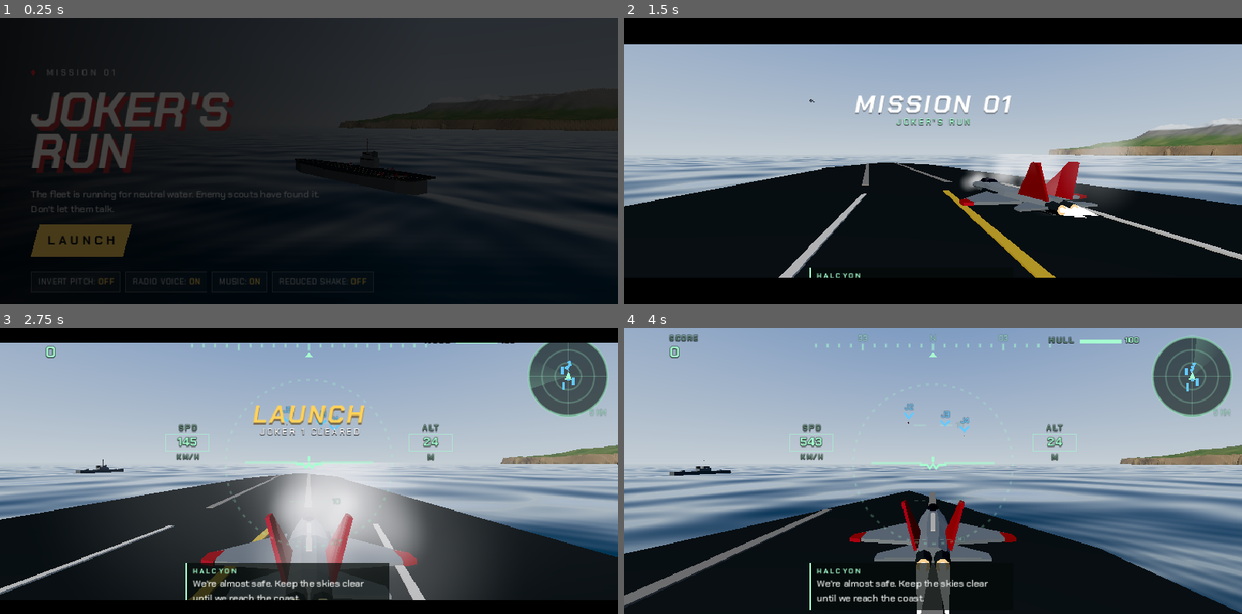
Above: before the commit, frames 1-4 (two rows, left to right).
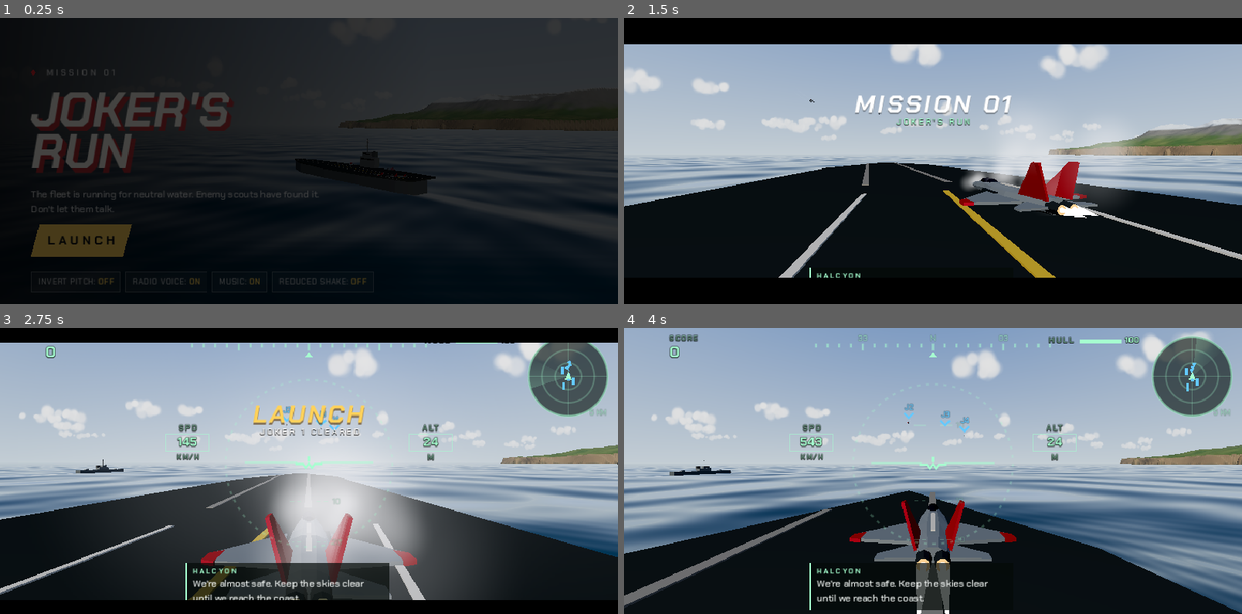
Above: after the commit, the same moments.

Repository: Randroids-Dojo/JokersRunAndroid
Game: Godot game, scene res://main.tscn
Same seed, same stepped clock (60 frames per second), same inputs: the game is played once before the commit and once after it.
Inputs (mouse positions are in pixels of both pictures, inside the frame that each line leads up to):
- Up to frame 1 (0.25 s): no input
- Up to frame 2 (1.5 s): tap Enter at 0.5 s; move the mouse to (1068, 146) at 0.52 s; hold Right 0.53-1.25 s; tap Tab at 0.6 s; click (1068, 146) at 0.67 s; tap Space at 0.77, 1.07 s; tap Backspace at 0.8 s; drag from (809, 175) to (902, 218) at 1.27 s
- Up to frame 3 (2.75 s): move the mouse to (370, 408) at 2.02 s; hold Right from 2.03 s (still down); tap Enter at 2.1 s; tap Keypad Enter at 2.3 s
- Up to frame 4 (4 s): release Right at 2.75 s; drag from (902, 528) to (747, 428) at 2.77 s; move the mouse to (1118, 513) at 3.52 s; hold Left from 3.53 s (still down); tap Shift at 3.6 s; tap Space at 3.77 s; tap Ctrl at 3.8 s

The runs differ from the first frame. In frame 2, 2.7% of the frame differs, in the area x 0-84%, y 9-48%; in frame 3, 4.2%, in the area x 3-94%, y 5-48%; in frame 4, 2.7%.

Commit message:
Fix device rendering artifacts and phone key handling (1.0.1)
- Zero-fill every CPUParticles3D GPU buffer on creation and stop resizing
  emitters at runtime. Godot allocates the instance buffer uninitialised and
  shows all instances until the first simulation step; on phones the
  leftover memory drew as huge white walls and green/rainbow shapes.
- Volume, media and other system keys no longer switch the game into
  keyboard mode (which re-worded prompts and hid the touch toggles).
  Checkpoint prompts now refresh when the input device really changes.
- Draw the sky dome as an opaque surface so the storm front and distant
  clouds are no longer painted over.
- Build the terrain as a CPU mesh instead of displacing it in the vertex
  shader, and guard flat normals and the sky against zero-length vectors.
- Self-test: diag/matrix modes with on-screen captions and per-frame pixel
  statistics, periodic frame-rate logging, and export presets for device
  diagnostics (Firebase Test Lab runs on Pixel 9 Pro XL, Galaxy S24, A15).

Diff:
--- /dev/null
+++ b/shaders/diag/basic_cullback.gdshader
@@ -0,0 +1,4 @@
+shader_type spatial;
+render_mode unshaded, blend_mix, cull_back, depth_draw_never, fog_disabled, shadows_disabled;
+uniform vec4 color : source_color = vec4(1.0);
+void fragment() { ALBEDO = color.rgb; ALPHA = color.a; }
--- /dev/null
+++ b/shaders/diag/basic_depth.gdshader
@@ -0,0 +1,6 @@
+shader_type spatial;
+render_mode unshaded, blend_mix, cull_disabled, fog_disabled, shadows_disabled;
+uniform vec4 color : source_color = vec4(1.0);
+varying float vdist;
+void vertex() { vdist = length((MODELVIEW_MATRIX * vec4(VERTEX, 1.0)).xyz); }
+void fragment() { ALBEDO = color.rgb; ALPHA = color.a * clamp(vdist, 0.0, 1.0); }
--- /dev/null
+++ b/shaders/diag/basic_novary.gdshader
@@ -0,0 +1,4 @@
+shader_type spatial;
+render_mode unshaded, blend_mix, cull_disabled, depth_draw_never, fog_disabled, shadows_disabled;
+uniform vec4 color : source_color = vec4(1.0);
+void fragment() { ALBEDO = color.rgb; ALPHA = color.a; }
--- /dev/null
+++ b/shaders/diag/basic_vary_opaque.gdshader
@@ -0,0 +1,6 @@
+shader_type spatial;
+render_mode unshaded, cull_disabled, fog_disabled, shadows_disabled;
+uniform vec4 color : source_color = vec4(1.0);
+varying float vdist;
+void vertex() { vdist = length((MODELVIEW_MATRIX * vec4(VERTEX, 1.0)).xyz); }
+void fragment() { ALBEDO = color.rgb * clamp(vdist, 0.0, 1.0); }
--- a/shaders/sky_dome.gdshader
+++ b/shaders/sky_dome.gdshader
@@ -1,8 +1,10 @@
 // Sky gradient, sun glow, horizon haze and the storm band, drawn on a camera-centred dome
 // just inside the far plane like the web build's sky mesh (no radiance cubemap to update on
-// mobile GPUs). It writes no depth, so everything nearer draws over it.
+// mobile GPUs). It is an ordinary opaque surface: it draws before every transparent effect
+// (a depth_draw_never material would be sorted with the transparents and cover them), and
+// anything nearer occludes it early.
 shader_type spatial;
-render_mode unshaded, cull_front, depth_draw_never, fog_disabled, shadows_disabled;
+render_mode unshaded, cull_front, fog_disabled, shadows_disabled;
 #include "res://shaders/tone.gdshaderinc"
 
 uniform vec3 zenith;
@@ -26,7 +28,9 @@
 	float s = max(dot(d, normalize(sun_dir)), 0.0);
 	col += sun_col * (pow(s, 1500.0) * 25.0 + pow(s, 40.0) * 0.35 + pow(s, 6.0) * 0.12);
 	col = mix(col, fog_col, exp(-abs(y) * 16.0) * 0.55);
-	float st = max(dot(normalize(vec3(d.x, 0.0, d.z)), storm_dir), 0.0);
+	vec2 hz = d.xz;
+	float hl = length(hz);
+	float st = hl > 1e-5 ? max(dot(vec3(hz.x, 0.0, hz.y) / hl, storm_dir), 0.0) : 0.0;
 	float band = smoothstep(0.6, 0.98, st) * exp(-max(y, 0.0) * 9.0);
 	col = mix(col, vec3(0.25, 0.28, 0.33), band * 0.55);
 	col += vec3(0.6, 0.65, 0.8) * flash * band;
--- a/shaders/terrain.gdshader
+++ b/shaders/terrain.gdshader
@@ -1,13 +1,9 @@
-// Peninsula terrain: a native grid displaced from the baked height field, with the web
-// build's per-vertex colouring (grass, rock, cliff, snow, sand, wet shore) and flat shading.
+// Peninsula terrain: the baked height-field grid with the web build's per-vertex colouring
+// (grass, rock, cliff, snow, sand, wet shore) and flat shading.
 shader_type spatial;
 render_mode unshaded, cull_back, fog_disabled;
 #include "res://shaders/lighting.gdshaderinc"
 
-uniform sampler2D heights : filter_nearest;
-uniform vec2 grid_half;
-uniform float cell;
-uniform ivec2 grid_n;
 varying vec3 wpos;
 varying vec3 vcol;
 
@@ -19,17 +15,11 @@
 	return mix(mix(hash(i), hash(i + vec2(1.0, 0.0)), u.x), mix(hash(i + vec2(0.0, 1.0)), hash(i + vec2(1.0, 1.0)), u.x), u.y);
 }
 vec3 lin(vec3 c) { return pow(c, vec3(2.2)); }
-float h_at(ivec2 c) { return texelFetch(heights, clamp(c, ivec2(0), grid_n - ivec2(1)), 0).r; }
 
 void vertex() {
-	ivec2 c = ivec2(int(round((VERTEX.x + grid_half.x) / cell)), int(round((VERTEX.z + grid_half.y) / cell)));
-	float h = h_at(c);
-	VERTEX.y = h;
-	float hl = h_at(c - ivec2(1, 0));
-	float hr = h_at(c + ivec2(1, 0));
-	float hu = h_at(c - ivec2(0, 1));
-	float hd = h_at(c + ivec2(0, 1));
-	float slope = length(vec2(hr - hl, hd - hu)) / (2.0 * cell);
+	// Heights are baked into the vertices on the CPU; UV.x carries the local slope.
+	float h = VERTEX.y;
+	float slope = UV.x;
 	wpos = (MODEL_MATRIX * vec4(VERTEX, 1.0)).xyz;
 	vec3 sand = lin(vec3(0.72, 0.66, 0.5));
 	vec3 wet = lin(vec3(0.3, 0.32, 0.27));
--- a/src/fx.gd
+++ b/src/fx.gd
@@ -86,7 +86,18 @@
 	p.direction = Vector3(0, 1, 0)
 	p.spread = 180.0
 	p.extra_cull_margin = 400.0
+	clear_gpu_buffer(p)
 	return p
+
+
+## Godot allocates a particle node's GPU instance buffer uninitialised and marks every
+## instance visible until the node first simulates. Desktop drivers hand back zeroed memory,
+## but on phones the leftovers draw as huge coloured quads, so write zeros (zero scale =
+## invisible) straight away. `amount` must not change afterwards: that reallocates.
+static func clear_gpu_buffer(p: CPUParticles3D) -> void:
+	var z := PackedFloat32Array()
+	z.resize(p.amount * 20)
+	RenderingServer.multimesh_set_buffer(p.get_base(), z)
 
 
 func _ready() -> void:
@@ -111,7 +122,9 @@
 			r.add_child(e)
 		_booms.append({"root": r, "flash": flash, "fire": fire, "sparks": sparks, "smoke": smoke})
 	for i in SPARK_POOL:
-		var s := emitter(true, 7, 0.35, 4.0, 0.6, Color(1, 0.9, 0.55, 1), Color(1, 0.45, 0.1, 0), true)
+		# Alternate small (6) and big (11) bursts; resizing an emitter at runtime would
+		# reallocate its GPU buffer.
+		var s := emitter(true, 6 if i % 2 == 0 else 11, 0.35, 4.0, 0.6, Color(1, 0.9, 0.55, 1), Color(1, 0.45, 0.1, 0), true)
 		s.lifetime_randomness = 0.5
 		s.initial_velocity_min = 40.0
 		s.initial_velocity_max = 120.0
@@ -236,10 +249,10 @@
 
 
 func hit_sparks(pos: Vector3, big := false) -> void:
-	var s := _sparks[_spark_i]
-	_spark_i = (_spark_i + 1) % SPARK_POOL
+	# Even slots hold 6-particle emitters, odd slots 11.
+	_spark_i = (_spark_i + 1) % (SPARK_POOL / 2)
+	var s := _sparks[_spark_i * 2 + (1 if big else 0)]
 	s.global_position = pos
-	s.amount = 11 if big else 6
 	s.scale_amount_max = 5.0 if big else 3.5
 	s.scale_amount_min = s.scale_amount_max
 	s.restart()
--- a/src/game.gd
+++ b/src/game.gd
@@ -130,6 +130,7 @@
 	touch.set_enabled(DisplayServer.is_touchscreen_available())
 	touch.enabled_changed.connect(func(_on: bool) -> void:
 		screens.set_touch_mode(touch.enabled)
+		mission.refresh_prompt()
 		_on_resize())
 	screens = Screens.new()
 	screens.settings = settings
--- a/src/input_router.gd
+++ b/src/input_router.gd
@@ -18,7 +18,7 @@
 func _input(event: InputEvent) -> void:
 	if event is InputEventKey:
 		var k := event as InputEventKey
-		if k.pressed and not k.echo:
+		if k.pressed and not k.echo and is_keyboard_key(k):
 			using_pad = false
 			var code := k.physical_keycode if k.physical_keycode != KEY_NONE else k.keycode
 			_pressed[code] = true
@@ -39,6 +39,18 @@
 		var m := event as InputEventMouseButton
 		if m.pressed and not DisplayServer.is_touchscreen_available():
 			_mouse_pressed[m.button_index] = true
+
+
+## True for keys that come from a real keyboard. Phone hardware and system keys (volume,
+## media, back) also arrive as key events and must not switch the game to keyboard mode.
+static func is_keyboard_key(k: InputEventKey) -> bool:
+	var code := k.keycode if k.keycode != KEY_NONE else k.physical_keycode
+	if code >= KEY_SPACE and code <= KEY_ASCIITILDE:
+		return true
+	return code in [KEY_ESCAPE, KEY_TAB, KEY_BACKSPACE, KEY_ENTER, KEY_KP_ENTER, KEY_SHIFT, KEY_CTRL,
+		KEY_ALT, KEY_LEFT, KEY_RIGHT, KEY_UP, KEY_DOWN, KEY_DELETE, KEY_HOME, KEY_END, KEY_PAGEUP,
+		KEY_PAGEDOWN, KEY_F1, KEY_F2, KEY_F3, KEY_F4, KEY_F5, KEY_F6, KEY_F7, KEY_F8, KEY_F9, KEY_F10,
+		KEY_F11, KEY_F12]
 
 
 func release_all() -> void:
--- a/src/mission.gd
+++ b/src/mission.gd
@@ -394,6 +394,12 @@
 	var teach := {"climb": "stick", "bank": "stick", "boost": "boost", "brake": "brake", "roll": "roll"}
 	g.touch_teach = teach[kind]
 	g.hud.prompt(lines[kind])
+
+
+## The input device changed (touch <-> keyboard/pad): reword the current checkpoint prompt.
+func refresh_prompt() -> void:
+	if tutorial_running and ring_idx < rings.size() and not rings[ring_idx].done:
+		_ring_prompt(ring_idx)
 
 
 func _style_rings() -> void:
--- a/src/selftest.gd
+++ b/src/selftest.gd
@@ -23,6 +23,10 @@
 			mode = a.substr(11)
 		elif a.begins_with("--speed="):
 			speed = float(a.substr(8))
+	# On a debuggable device build the mode can be set without rebuilding:
+	#   adb shell run-as com.randroids.jokersrun sh -c 'echo diag > files/selftest_mode.txt'
+	if FileAccess.file_exists("user://selftest_mode.txt"):
+		mode = FileAccess.get_file_as_string("user://selftest_mode.txt").strip_edges()
 	DirAccess.make_dir_recursive_absolute("user://shots")
 	_log("start mode=%s speed=%.1f os=%s renderer=%s" % [mode, speed, OS.get_name(), RenderingServer.get_current_rendering_method()])
 	_run.call_deferred()
@@ -52,6 +56,48 @@
 			return false
 		await get_tree().process_frame
 	return true
+
+
+var _label: Label
+
+
+## Big on-screen caption so recorded device video can be matched to diag steps.
+func caption(text: String) -> void:
+	if _label == null:
+		var layer := CanvasLayer.new()
+		layer.layer = 100
+		add_child(layer)
+		_label = Label.new()
+		_label.add_theme_font_size_override("font_size", 22)
+		_label.add_theme_color_override("font_color", Color(1, 0, 1))
+		_label.position = Vector2(300, 4)
+		layer.add_child(_label)
+	_label.text = text
+	_log("caption " + text)
+
+
+## Pixel statistics of the current frame: share of flat light-grey (the device "white
+## blob" colour), saturated green, and the mean colour.
+func frame_stats(tag: String) -> void:
+	await RenderingServer.frame_post_draw
+	var img := get_viewport().get_texture().get_image()
+	var w := img.get_width()
+	var h := img.get_height()
+	var n := 0
+	var grey := 0
+	var green := 0
+	var sum := Vector3.ZERO
+	for y in range(0, h, 9):
+		for x in range(0, w, 9):
+			var c := img.get_pixel(x, y)
+			n += 1
+			sum += Vector3(c.r, c.g, c.b)
+			if absf(c.r - 0.898) < 0.025 and absf(c.g - 0.902) < 0.025 and absf(c.b - 0.902) < 0.025:
+				grey += 1
+			if c.g > 0.8 and c.r < 0.45 and c.b < 0.25:
+				green += 1
+	var m := sum / maxf(n, 1)
+	_log("stats %s grey=%.3f green=%.3f mean=(%.2f,%.2f,%.2f)" % [tag, float(grey) / n, float(green) / n, m.x, m.y, m.z])
 
 
 func shot(name: String) -> void:
@@ -135,6 +181,12 @@
 		await _reference_shots()
 	elif mode == "screens":
 		await _screen_shots()
+	elif mode == "diag":
+		await _diag()
+	elif mode == "matrix":
+		await _matrix()
+	elif mode == "matrix2":
+		await _matrix2()
 	else:
 		await _touch_suite()
 		if mode == "full":
@@ -226,8 +278,15 @@
 	var phase_t0 := Time.get_ticks_msec()
 	var shots_taken := {}
 	var t0 := Time.get_ticks_msec()
+	var perf_t := Time.get_ticks_msec()
+	var frames := 0
 	while g.state != "debrief":
 		await get_tree().process_frame
+		frames += 1
+		if Time.get_ticks_msec() - perf_t >= 10000:
+			_log("perf fps=%.1f scale3d=%.2f aircraft=%d" % [frames * 1000.0 / (Time.get_ticks_msec() - perf_t), get_viewport().scaling_3d_scale, g.aircraft.size()])
+			perf_t = Time.get_ticks_msec()
+			frames = 0
 		var ph := g.mission.phase
 		if ph != last_phase:
 			_log("phase '%s' at %.0fs score=%d" % [ph, (Time.get_ticks_msec() - t0) / 1000.0, int(g.score.total)])
@@ -314,3 +373,163 @@
 	g.show_debrief()
 	await _wait(0.8)
 	await shot("debrief")
+
+
+## Fixed camera views of the transparent effects (storm, wake, cloud field) with MSAA on and
+## off, for diagnosing GPU-specific rendering problems.
+func _diag() -> void:
+	_log("gpu name=%s vendor=%s api=%s method=%s" % [RenderingServer.get_video_adapter_name(), RenderingServer.get_video_adapter_vendor(), RenderingServer.get_video_adapter_api_version(), RenderingServer.get_current_rendering_method()])
+	# 1. The title orbit, where the device showed white walls.
+	for i in 8:
+		caption("DIAG title %d" % i)
+		await _wait(1.0)
+		await frame_stats("title%d" % i)
+	g.world._lightning_t = 1e9
+	var c := g.fleet.carrier_pos()
+	var cl: Array = g.world.clouds.clusters[0]
+	var views := {
+		"storm": [c + Vector3(0, 120, 300), Vector3(-9000, 1800, 26000)],
+		"wake": [c + Vector3(260, 140, 1100), c + Vector3(0, 0, 400)],
+		"clouds": [(cl[0] as Vector3) + Vector3(0, 300, 2600), cl[0]],
+		"terrain": [Vector3(3200, 700, 2600), Vector3(9000, 200, -1500)],
+		"coast": [c + Vector3(-400, 95, 500), c + Vector3(6000, 300, -3000)],
+	}
+	var vp := get_viewport()
+	for msaa in [Viewport.MSAA_2X, Viewport.MSAA_DISABLED]:
+		vp.msaa_3d = msaa
+		for name in views:
+			var v: Array = views[name]
+			g.rig.play(func(_t: float) -> Dictionary: return {"pos": v[0], "look": v[1], "fov": 60.0})
+			caption("DIAG %s msaa%d" % [name, msaa])
+			await _wait(2.5)
+			await frame_stats("%s_msaa%d" % [name, msaa])
+			await shot("diag_%s_msaa%d" % [name, msaa])
+	vp.msaa_3d = Viewport.MSAA_2X
+	for hide in ["terrain", "clouds", "storm", "ocean"]:
+		var node: Node3D = g.terrain if hide == "terrain" else g.world.get(hide)
+		node.visible = false
+		var v2: Array = views["coast"]
+		g.rig.play(func(_t: float) -> Dictionary: return {"pos": v2[0], "look": v2[1], "fov": 60.0})
+		caption("DIAG coast without %s" % hide)
+		await _wait(2.5)
+		await frame_stats("coast_no_%s" % hide)
+		node.visible = true
+	# 2. Fly the opening the way a player would (bot), sampling the frames.
+	caption("DIAG flight")
+	g.god = true
+	g.start_mission("launch")
+	g.bot = func(game: Game, dt: float) -> void: _bot.drive(game, dt)
+	await _wait(5.0)
+	g.controls.skip = true
+	for i in 40:
+		await _wait(1.5)
+		caption("DIAG flight %d" % i)
+		await frame_stats("flight%d" % i)
+	g.bot = Callable()
+
+
+## A row of identical test objects, one material/feature variant each, in front of a fixed
+## camera over open sea. Used to find which feature a device GPU mis-renders.
+func _matrix() -> void:
+	_log("gpu name=%s vendor=%s api=%s" % [RenderingServer.get_video_adapter_name(), RenderingServer.get_video_adapter_vendor(), RenderingServer.get_video_adapter_api_version()])
+	var root := Node3D.new()
+	g.add_child(root)
+	g.screens.show_screen("")
+	var cam := Vector3(0, 100, 5105)
+	var mats: Array = []
+	var white := Color(1, 1, 1, 0.75)
+	mats.append(["basic_mix_tm", Models.basic(white, false, true)])
+	mats.append(["basic_add", Models.basic(Color("ff9a3c", 0.9), true, false)])
+	for f in ["basic_novary", "basic_depth", "basic_vary_opaque", "basic_cullback"]:
+		var m := ShaderMaterial.new()
+		m.shader = load("res://shaders/diag/%s.gdshader" % f)
+		m.set_shader_parameter("color", white)
+		mats.append([f, m])
+	var std := StandardMaterial3D.new()
+	std.shading_mode = BaseMaterial3D.SHADING_MODE_UNSHADED
+	std.transparency = BaseMaterial3D.TRANSPARENCY_ALPHA
+	std.albedo_color = white
+	mats.append(["std_transparent", std])
+	mats.append(["flat_opaque", Geo.material()])
+	var x := -132.0
+	for i in mats.size():
+		var mi := MeshInstance3D.new()
+		var box := BoxMesh.new()
+		box.size = Vector3(14, 14, 14)
+		mi.mesh = box
+		mi.material_override = mats[i][1]
+		root.add_child(mi)
+		mi.global_position = Vector3(x, 100, 5000)
+		_log("matrix slot %d x=%d %s" % [i, int(x), mats[i][0]])
+		x += 24.0
+	# Wake mesh stood upright, a burner, a particle emitter.
+	var wk := Models.wake(10, 30)
+	var holder := Node3D.new()
+	root.add_child(holder)
+	holder.add_child(wk)
+	holder.global_position = Vector3(x, 85, 5000)
+	holder.rotation = Vector3(PI / 2.0, 0, 0)
+	_log("matrix slot %d x=%d wake_mesh" % [mats.size(), int(x)])
+	x += 24.0
+	var jet := Models.aircraft("enemy")
+	root.add_child(jet.root)
+	(jet.root as Node3D).global_position = Vector3(x, 100, 5000)
+	(jet.root as Node3D).rotation = Vector3(0, PI / 2.0, 0)
+	for b in jet.burners:
+		(b as Node3D).scale = Vector3(1, 1, 4)
+	_log("matrix slot %d x=%d jet_with_burners" % [mats.size() + 1, int(x)])
+	x += 24.0
+	var em := Fx.emitter(false, 40, 2.0, 4.0, 10.0, Color(0.95, 0.95, 0.95, 0.8), Color(0.9, 0.9, 0.9, 0.0), false)
+	em.initial_velocity_max = 2.0
+	root.add_child(em)
+	em.global_position = Vector3(x, 100, 5000)
+	em.emitting = true
+	_log("matrix slot %d x=%d particles_mix" % [mats.size() + 2, int(x)])
+	g.rig.play(func(_t: float) -> Dictionary: return {"pos": cam, "look": Vector3(0, 100, 5000), "fov": 75.0})
+	for msaa in [Viewport.MSAA_2X, Viewport.MSAA_DISABLED]:
+		get_viewport().msaa_3d = msaa
+		caption("MATRIX msaa%d" % msaa)
+		await _wait(6.0)
+		await frame_stats("matrix_msaa%d" % msaa)
+		await shot("matrix_msaa%d" % msaa)
+	get_viewport().msaa_3d = Viewport.MSAA_2X
+
+
+## Many transparent objects whose transforms change every frame (wakes, burners, particles),
+## to check whether moving transparent instances are mis-transformed on a device.
+func _matrix2() -> void:
+	_log("gpu name=%s method=%s" % [RenderingServer.get_video_adapter_name(), RenderingServer.get_current_rendering_method()])
+	g.screens.show_screen("")
+	var root := Node3D.new()
+	g.add_child(root)
+	var movers: Array = []
+	for i in 40:
+		var holder := Node3D.new()
+		root.add_child(holder)
+		var wk := Models.wake(6, 20)
+		holder.add_child(wk)
+		movers.append(holder)
+	var burners: Array = []
+	for i in 10:
+		var jet := Models.aircraft("enemy")
+		root.add_child(jet.root)
+		burners.append(jet)
+	var cam := Vector3(0, 100, 5105)
+	g.rig.play(func(_t: float) -> Dictionary: return {"pos": cam, "look": Vector3(0, 100, 5000), "fov": 75.0})
+	caption("MATRIX2 moving transparents")
+	var t := 0.0
+	for frame in 600:
+		t += get_process_delta_time()
+		for i in movers.size():
+			var m: Node3D = movers[i]
+			m.global_position = Vector3(-120 + (i % 10) * 26, 70 + (i / 10) * 18 + sin(t * 2.0 + i) * 3.0, 5000)
+			m.rotation = Vector3(PI / 2.0 + sin(t + i) * 0.3, 0, 0)
+		for i in burners.size():
+			var j: Dictionary = burners[i]
+			(j.root as Node3D).global_position = Vector3(-110 + i * 24, 140 + cos(t * 1.5 + i) * 4.0, 5000)
+			(j.root as Node3D).rotation = Vector3(0, PI / 2.0 + t * 0.5, 0)
+			for b in j.burners:
+				(b as Node3D).scale = Vector3(1, 1, 2.0 + sin(t * 9.0 + i) * 1.5)
+		if frame % 60 == 0:
+			await frame_stats("matrix2_%d" % (frame / 60))
+		await get_tree().process_frame
--- a/src/terrain.gd
+++ b/src/terrain.gd
@@ -11,7 +11,6 @@
 var bridge_x := 10700.0
 var bridge_deck_y := 135.0
 var heights := PackedFloat32Array()
-var heights_tex: ImageTexture
 var shore_tex: ImageTexture
 var colliders: Array[AABB] = []
 var mesh_instance: MeshInstance3D
@@ -44,32 +43,69 @@
 	bridge_deck_y = meta.bridgeDeckY
 	var raw := FileAccess.get_file_as_bytes("res://assets/data/heights.bin")
 	heights = raw.to_float32_array()
-	var img := Image.create_from_data(nx, nz, false, Image.FORMAT_RF, raw)
-	heights_tex = ImageTexture.create_from_image(img)
 	var raw8 := FileAccess.get_file_as_bytes("res://assets/data/heights8.bin")
 	shore_tex = ImageTexture.create_from_image(Image.create_from_data(nx, nz, false, Image.FORMAT_R8, raw8))
 
 
 func _ready() -> void:
-	var w := (nx - 1) * cell
-	var d := (nz - 1) * cell
-	var plane := PlaneMesh.new()
-	plane.size = Vector2(w, d)
-	plane.subdivide_width = nx - 2
-	plane.subdivide_depth = nz - 2
 	var mat := ShaderMaterial.new()
 	mat.shader = load("res://shaders/terrain.gdshader")
-	mat.set_shader_parameter("heights", heights_tex)
-	mat.set_shader_parameter("grid_half", Vector2(w / 2.0, d / 2.0))
-	mat.set_shader_parameter("cell", cell)
-	mat.set_shader_parameter("grid_n", Vector2i(nx, nz))
-	plane.material = mat
 	mesh_instance = MeshInstance3D.new()
-	mesh_instance.mesh = plane
-	mesh_instance.position = Vector3(x0 + w / 2.0, 0, z0 + d / 2.0)
-	mesh_instance.custom_aabb = AABB(Vector3(-w / 2.0, -80, -d / 2.0), Vector3(w, 1100, d))
+	mesh_instance.mesh = _build_mesh()
+	mesh_instance.material_override = mat
+	mesh_instance.custom_aabb = AABB(Vector3(x0, -80, z0), Vector3((nx - 1) * cell, 1100, (nz - 1) * cell))
 	add_child(mesh_instance)
 	_build_bridge()
+
+
+## The height-field grid as a real mesh (heights in the vertices, slope in UV.x) with the
+## same triangle split as height(). Built on the CPU rather than displaced in the vertex
+## shader: some mobile GPUs mis-read the height texture there and throw spikes across the sky.
+func _build_mesh() -> ArrayMesh:
+	var n := nx * nz
+	var verts := PackedVector3Array()
+	verts.resize(n)
+	var uvs := PackedVector2Array()
+	uvs.resize(n)
+	var inv := 1.0 / (2.0 * cell)
+	for j in nz:
+		var jm := maxi(j - 1, 0) * nx
+		var jp := mini(j + 1, nz - 1) * nx
+		var row := j * nx
+		var z := z0 + j * cell
+		for i in nx:
+			var k := row + i
+			verts[k] = Vector3(x0 + i * cell, heights[k], z)
+			var dx := heights[row + mini(i + 1, nx - 1)] - heights[row + maxi(i - 1, 0)]
+			var dz := heights[jp + i] - heights[jm + i]
+			uvs[k] = Vector2(sqrt(dx * dx + dz * dz) * inv, 0.0)
+	var idx := PackedInt32Array()
+	idx.resize((nx - 1) * (nz - 1) * 6)
+	var o := 0
+	for j in nz - 1:
+		var row := j * nx
+		for i in nx - 1:
+			var a := row + i
+			var b := a + 1
+			var c := a + nx
+			var d := c + 1
+			# Triangles (a, b, c) and (b, d, c): the a-b-c / b-c-d split used by height(),
+			# wound clockwise as seen from above.
+			idx[o] = a
+			idx[o + 1] = b
+			idx[o + 2] = c
+			idx[o + 3] = b
+			idx[o + 4] = d
+			idx[o + 5] = c
+			o += 6
+	var arrays := []
+	arrays.resize(Mesh.ARRAY_MAX)
+	arrays[Mesh.ARRAY_VERTEX] = verts
+	arrays[Mesh.ARRAY_TEX_UV] = uvs
+	arrays[Mesh.ARRAY_INDEX] = idx
+	var mesh := ArrayMesh.new()
+	mesh.add_surface_from_arrays(Mesh.PRIMITIVE_TRIANGLES, arrays)
+	return mesh
 
 
 ## Height of the rendered surface (same triangle split as the mesh). May be below sea level.
--- a/src/touch_controls.gd
+++ b/src/touch_controls.gd
@@ -125,7 +125,7 @@
 		var d := event as InputEventScreenDrag
 		if d.index == _stick_id:
 			_update_stick(d.position)
-	elif event is InputEventKey and event.is_pressed() and (event as InputEventKey).keycode != KEY_BACK:
+	elif event is InputEventKey and event.is_pressed() and InputRouter.is_keyboard_key(event as InputEventKey):
 		set_enabled(false)
 	elif event is InputEventJoypadButton and event.is_pressed():
 		set_enabled(false)
Not shown, changed: export_presets.cfg
Not shown, added: shaders/diag/basic_cullback.gdshader.uid
Not shown, added: shaders/diag/basic_depth.gdshader.uid
Not shown, added: shaders/diag/basic_novary.gdshader.uid
Not shown, added: shaders/diag/basic_vary_opaque.gdshader.uid
Not shown, changed: shaders/lighting.gdshaderinc
